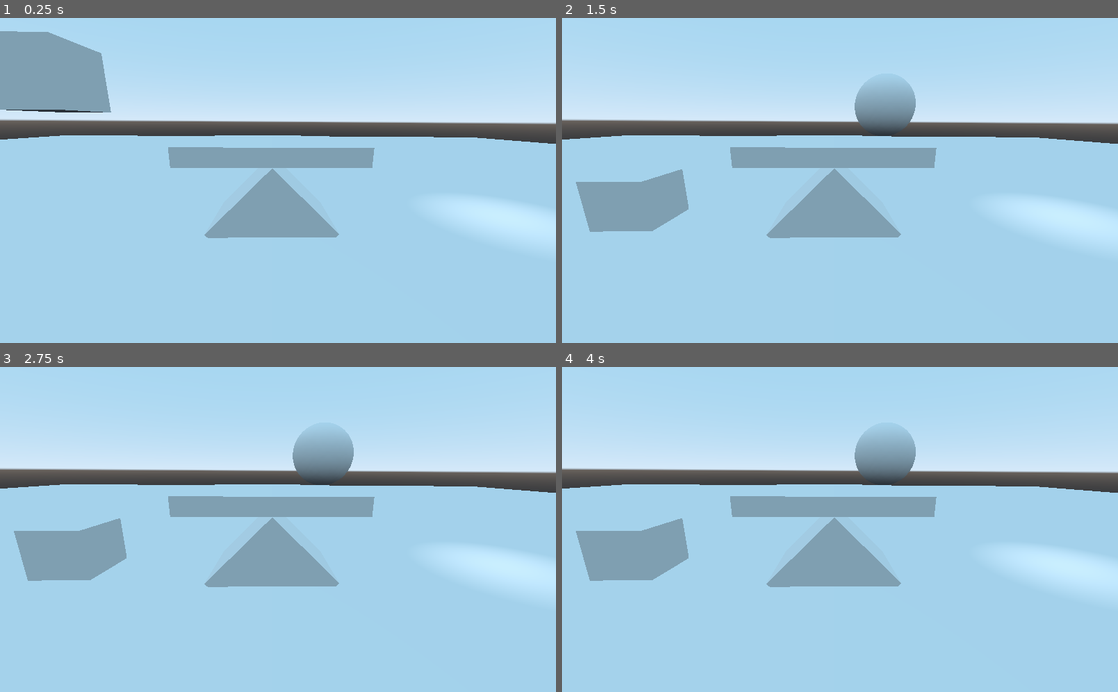
Above: before the commit, frames 1-4 (two rows, left to right).
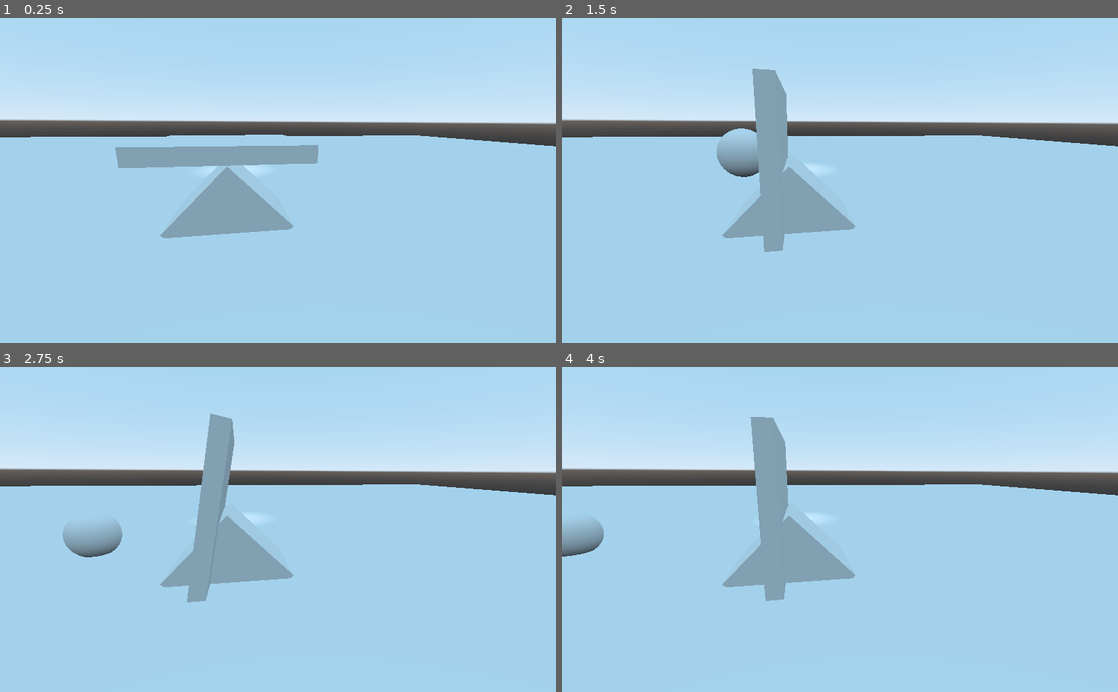
Above: after the commit, the same moments.

Repository: csaf4370/CTG
Game: Godot game, scene res://Main.tscn
The game is run twice, just before and just after one commit, with the same random seed, the same clock (stepped at 60 frames per second) and the same inputs.
Inputs:
- Up to frame 1 (0.25 s): no input
- Up to frame 2 (1.5 s): no input
- Up to frame 3 (2.75 s): no input
- Up to frame 4 (4 s): no input

The runs differ from the first frame. In frame 1, 11% of the frame differs, in the area x 0-100%, y 4-69%; in frame 2, 13%; in frame 3, 12%; in frame 4, 13%, in the area x 0-100%, y 15-73%.

Commit message:
rotated base to match hinge angle, rotated camera to match new scene

Diff:
--- a/src/Main.tscn
+++ b/src/Main.tscn
@@ -36,7 +36,7 @@
 omni_range = 5.359
 
 [node name="Camera" type="Camera" parent="."]
-transform = Transform( -0.0239501, 0.246306, -0.968896, 0.00608656, 0.969192, 0.246231, 0.999695, 7.91866e-09, -0.0247114, -8.15074, 3.46714, 0 )
+transform = Transform( -0.985675, -0.0356877, 0.164836, 0.00608656, 0.969192, 0.246231, -0.168545, 0.243707, -0.955091, -0.34845, 3.46714, -8.5545 )
 
 [node name="StaticBody" type="StaticBody" parent="."]
 transform = Transform( 1, 0, 0, 0, 1, 0, 0, 0, 1, 0, 6.86125, 0 )
@@ -52,7 +52,7 @@
 material/0 = null
 
 [node name="Ball" type="RigidBody" parent="."]
-transform = Transform( 1, 0, 0, 0, 0.794934, -0.606696, 0, 0.606696, 0.794934, 0, 8.77364, 1.689 )
+transform = Transform( 1, 0, 0, 0, 0.794934, -0.606696, 0, 0.606696, 0.794934, 1.41278, 8.77364, 1.689 )
 physics_material_override = SubResource( 11 )
 
 [node name="CollisionShape" type="CollisionShape" parent="Ball"]
@@ -67,6 +67,7 @@
 
 [node name="RigidBody2" type="RigidBody" parent="."]
 transform = Transform( 1, 0, 0, 0, 1, 0, 0, 0, 1, 0, 5, -7 )
+visible = false
 
 [node name="CollisionShape" type="CollisionShape" parent="RigidBody2"]
 shape = SubResource( 13 )
@@ -83,7 +84,7 @@
 angular_limit/enable = true
 
 [node name="WippenFuss" type="StaticBody" parent="HingeJoint"]
-transform = Transform( 1, -2.98023e-08, 7.45058e-09, -1.49012e-08, 1, 9.31323e-10, -7.45058e-09, -4.65661e-10, 1, 0, -1.65293, 0.135597 )
+transform = Transform( -5.1162e-08, -4.6566e-10, 1, -1.49012e-08, 1, 9.31323e-10, -1, 2.98023e-08, -5.1162e-08, 0, -1.65293, 0.135597 )
 
 [node name="CollisionShape" type="CollisionShape" parent="HingeJoint/WippenFuss"]
 transform = Transform( 1, 0, 0, 0, 0.682713, -0.730687, 0, 0.730687, 0.682713, 0, -0.499059, 0 )
@@ -99,10 +100,8 @@
 transform = Transform( 1, 0, 0, 0, 1, 0, 0, 0, 1, 0, 0.451762, 0.135597 )
 
 [node name="CollisionShape" type="CollisionShape" parent="HingeJoint/Wippe"]
-transform = Transform( 1, 0, 0, 0, 1, 0, 0, 0, 1, 0, 0, 0 )
 shape = SubResource( 16 )
 
 [node name="MeshInstance" type="MeshInstance" parent="HingeJoint/Wippe"]
-transform = Transform( 1, 0, 0, 0, 1, 0, 0, 0, 1, 0, 0, 0 )
 mesh = SubResource( 17 )
 material/0 = null
